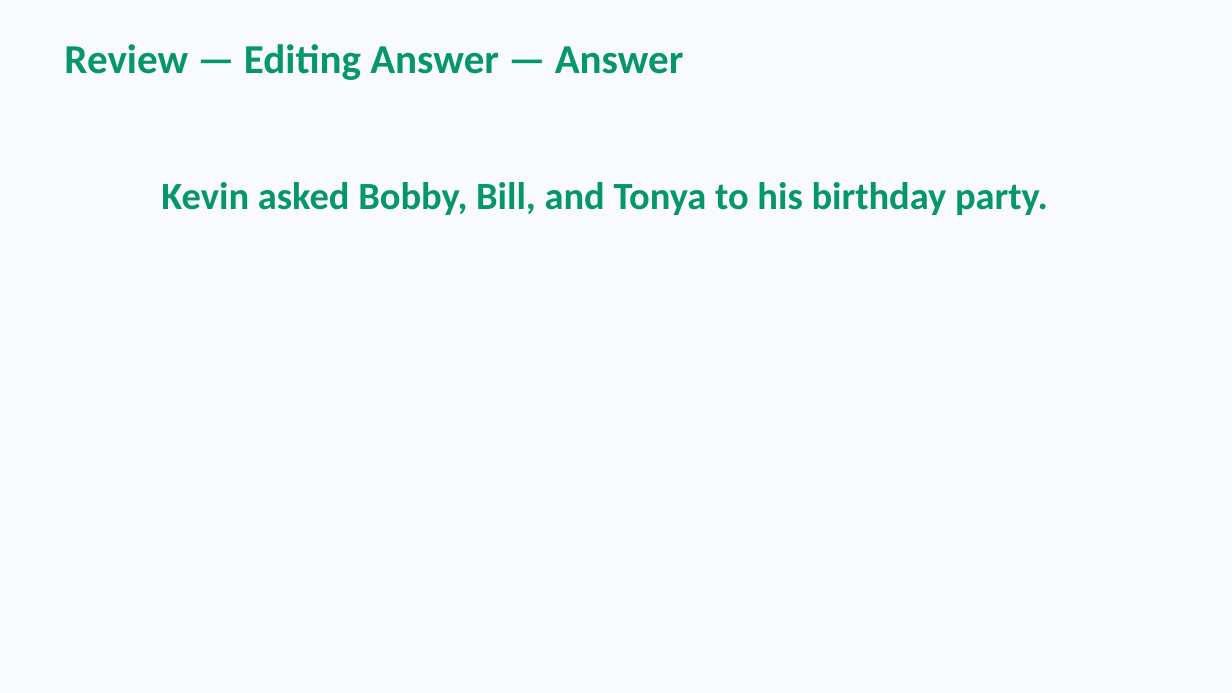
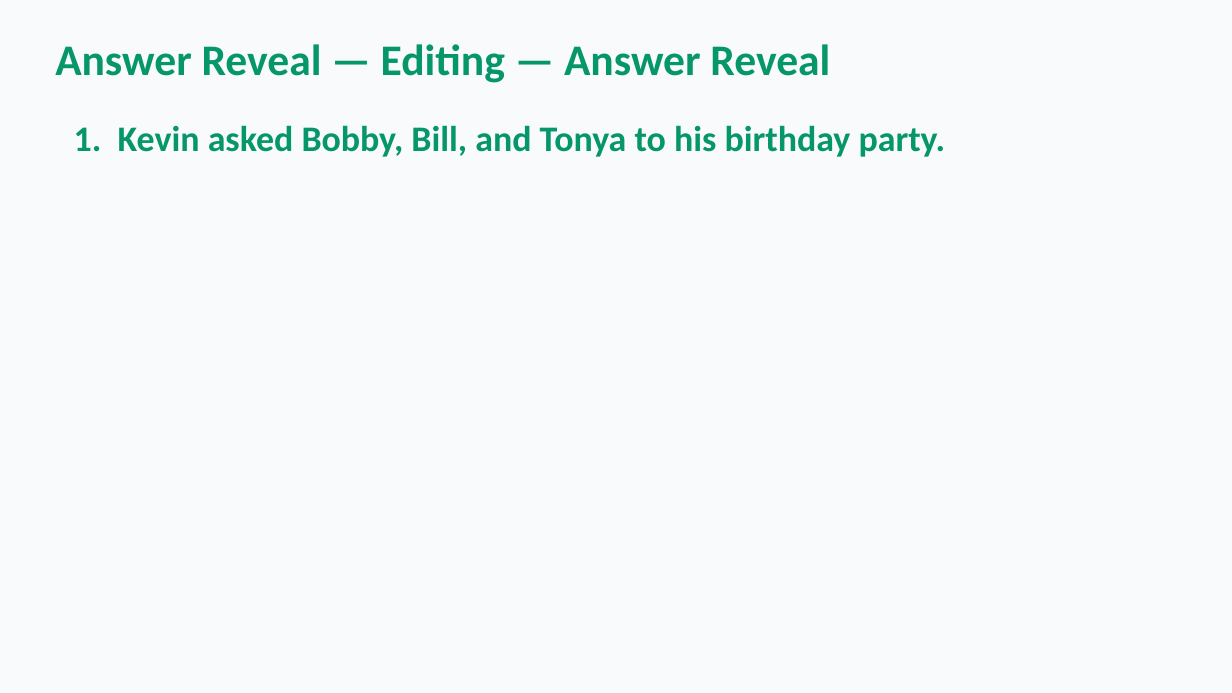
Before and after one commit to owenreagan-cyber/shurley-packet-system, a slide deck: slide 6 of exports/teacher-resource-packs/Shurley_Chapter_1_Teacher_Resource_Pack/05_Presentations/Ch.1_Chapter_Review.pptx (slide 7 before the commit). Drawn at 1232x693 pixels with LibreOffice and Linux fonts; fonts in the diff are those of the drawing. Boxes give left, top, right and bottom in pixels: in the first picture for what was removed or moved away, otherwise in the second. Text is boxed around its words. In the diff, an @@ line names an element or a change of style, - is before the commit and + after.

```diff
--- a/exports/teacher-resource-packs/Shurley_Chapter_1_Teacher_Resource_Pack/05_Presentations/Ch.1_Chapter_Review.pptx
+++ b/exports/teacher-resource-packs/Shurley_Chapter_1_Teacher_Resource_Pack/05_Presentations/Ch.1_Chapter_Review.pptx
@@ text at (55,44,830,83): text changed; size 32 to 34 pt @@
-Review — Editing Answer — Answer
+Answer Reveal — Editing — Answer Reveal
@@ text at (74,125,946,157): text changed; size 30 to 28 pt @@
-Kevin asked Bobby, Bill, and Tonya to his birthday party.
+1. Kevin asked Bobby, Bill, and Tonya to his birthday party.
```
Also in this commit, not shown: 4 other slides changed, 1 slide added, 2 slides removed, 35 other files.
